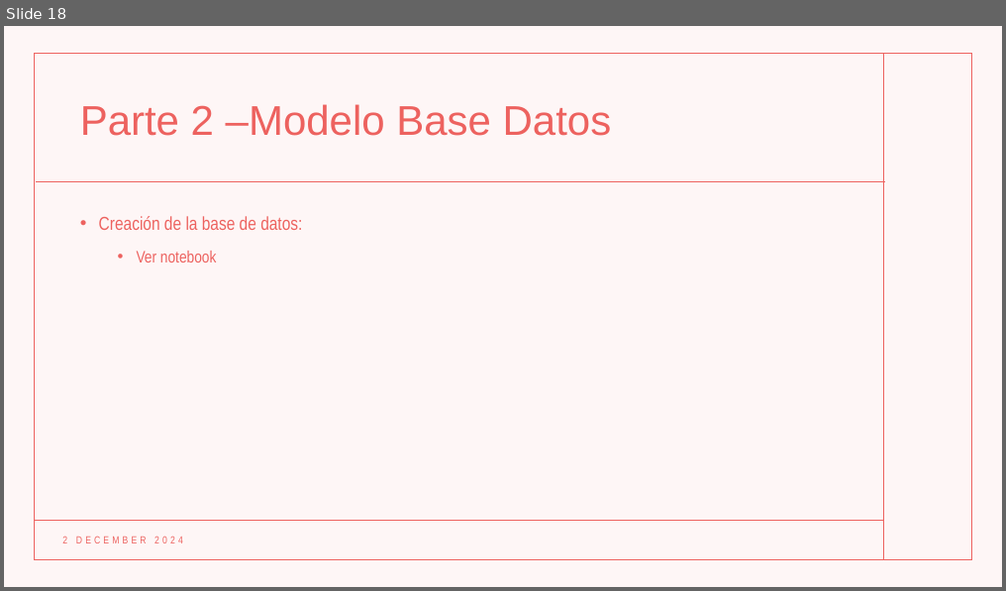
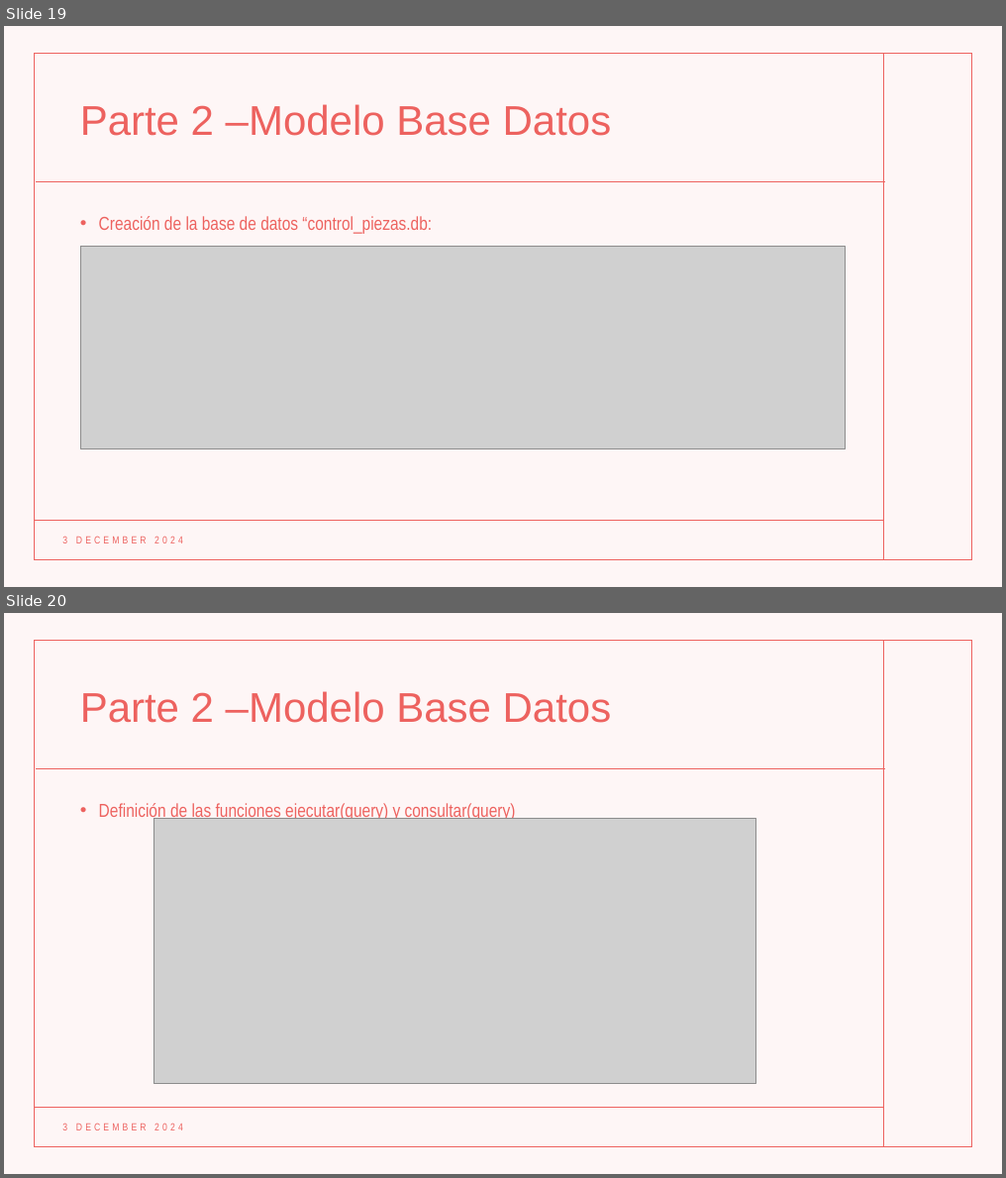
Before and after one commit to Rommel-DS/Team-Challenge---Sherlock-SQL, a slide deck: TEAM CHALLENGE.pptx. Shown one above the other, each under a label of ours: slide 18 before the commit, slides 19 and 20 after it. The pictures are 1006x591 and 1006x1178 pixels, drawn with LibreOffice and Linux fonts; fonts in the diff are those of the drawing; grey boxes stand for pictures. Boxes give left, top, right and bottom in pixels: in the first picture for what was removed or moved away, otherwise in the second. Text is boxed around its words. In the diff, an @@ line names an element or a change of style, - is before the commit and + after.

```diff
--- a/TEAM CHALLENGE.pptx
+++ b/TEAM CHALLENGE.pptx
@@ slide 20 added at box(4, 613, 1002, 1174), background #FFFFFF; not listed: 5 template elements that a slide beside it also shows @@
@@ title added at box(80, 691, 612, 723), 40 pt, text #ED625F @@
+Parte 2 –Modelo Base Datos
@@ text added at box(99, 803, 516, 821), 18 pt, text #ED625F @@
+• Definición de las funciones ejecutar(query) y consultar(query)
@@ picture added at box(153, 818, 755, 1084) @@
@@ text added at box(62, 1123, 183, 1131), 10 pt, text #ED625F @@
+3 DECEMBER 2024
@@ what was slide 18 is now slide 19 @@
@@ slide 19 changed as well @@
@@ text at box(99, 216, 432, 234): text changed @@
-• Creación de la base de datos:
-  • Ver notebook
+• Creación de la base de datos “control_piezas.db:
@@ picture added at box(80, 246, 845, 449) @@
```
Also in this commit, not shown: 18 other slides changed, 2 other slides added.
